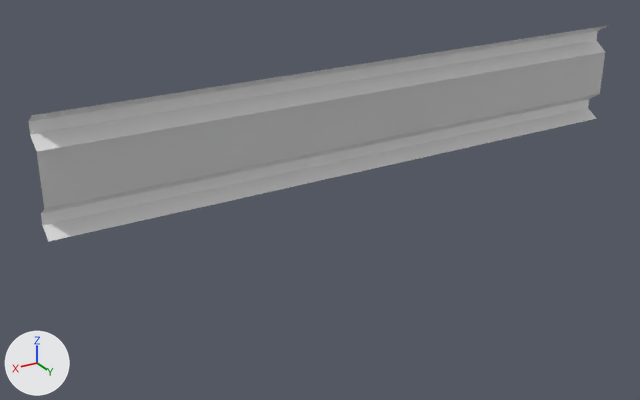
What one commit did to the Blender file Assets/Models/WorkFiles/guard-rail.blend.
Both versions are drawn from a camera (50 mm lens) standing at (1.464, 2.141, 0.836) and looking at (0.191, 0.019, -0.225). Every picture has the same lights, and +X, +Y and +Z are marked at lower left.

Before the edit, the objects in view are built like this:
```python
me_plane = bpy.data.meshes.new('Plane')
me_plane.from_pydata([(-1.0, -1.0, 0.0), (1.0, -1.0, 0.0), (-1.0, 1.0, 0.0), (1.0, 1.0, 0.0), (0.13, -0.8, -0.04), (-1.0, -1.42, 0.01), (1.0, -1.42, 0.01), (-1.0, -1.85, 0.01), (1.0, -1.85, 0.01), (-1.0, -2.22, 0.0), (1.0, -2.22, 0.0)], [], [(0, 1, 3, 2), (1, 0, 5, 6), (6, 5, 7, 8), (8, 7, 9, 10)])
ob_plane = bpy.data.objects.new('Plane', me_plane)
ob_plane.location = (0.0, 0.0, 0.0)
ob_plane.rotation_euler = (1.571, 0.0, 0.0)  # degrees (90, 0, 0)
ob_plane.scale = (1.0, -0.077, 5.69)
_m = ob_plane.modifiers.new('Mirror', 'MIRROR')
_m.use_axis = (False, True, False)
```
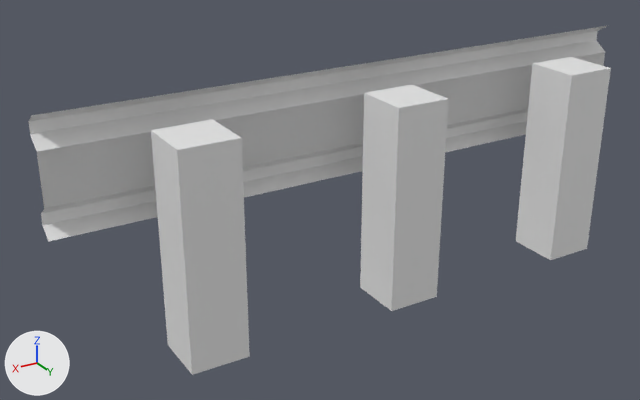
Boxes [x1, y1, x2, y2] around the edits, measured in the pictures (640 x 400 px):
```json
{"object": "post.002", "change": "added", "after": [151, 119, 250, 375]}
{"object": "post.001", "change": "added", "after": [360, 85, 448, 311]}
{"object": "post", "change": "added", "after": [516, 57, 611, 260]}
```

Edits to the scene script, one JSON object a line:
```json
{"op": "add", "block": "me_cube_003", "code": ["me_cube_003 = bpy.data.meshes.new('Cube.003')", "me_cube_003.from_pydata(...)  # a box spanning x -1.0..1.0, y -1.0..1.0, z -1.0..1.0"]}
{"op": "add", "block": "ob_post_002", "code": ["ob_post_002 = bpy.data.objects.new('post.002', me_cube_003)", "ob_post_002.location = (0.649, 0.179, -0.203)", "ob_post_002.scale = (0.0852, 0.0852, 0.317)"]}
{"op": "add", "block": "ob_post_001", "code": ["ob_post_001 = bpy.data.objects.new('post.001', me_cube_003.copy())", "ob_post_001.location = (0.003, 0.179, -0.203)", "ob_post_001.scale = (0.0852, 0.0852, 0.317)"]}
{"op": "add", "block": "ob_post", "code": ["ob_post = bpy.data.objects.new('post', me_cube_003.copy())", "ob_post.location = (-0.646, 0.179, -0.203)", "ob_post.scale = (0.0852, 0.0852, 0.317)"]}
```
